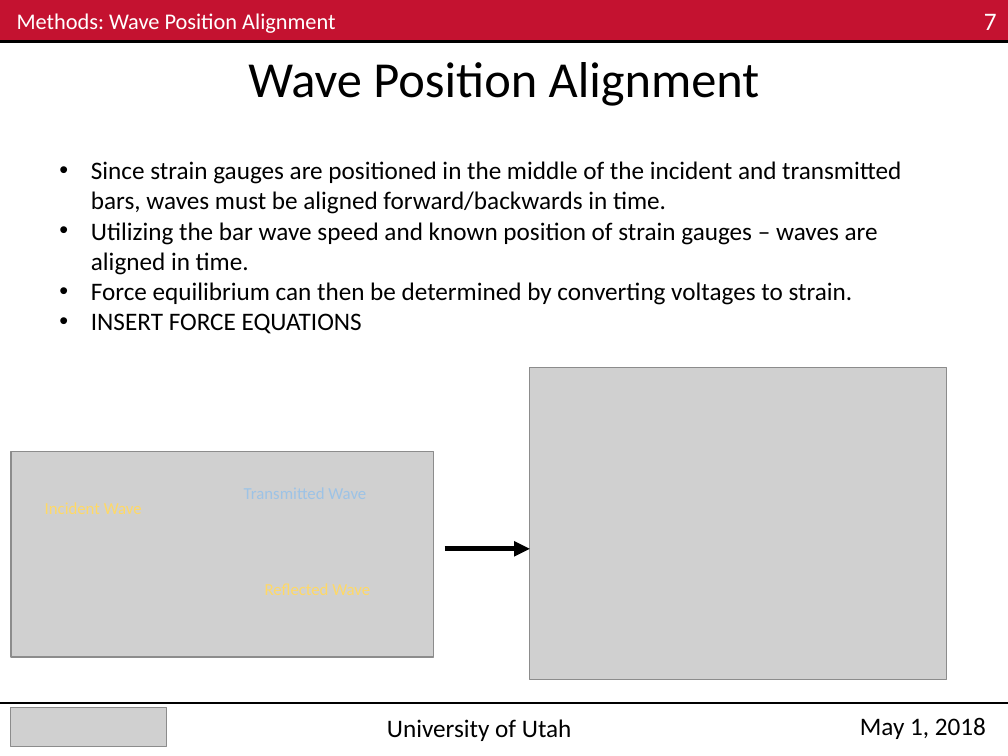
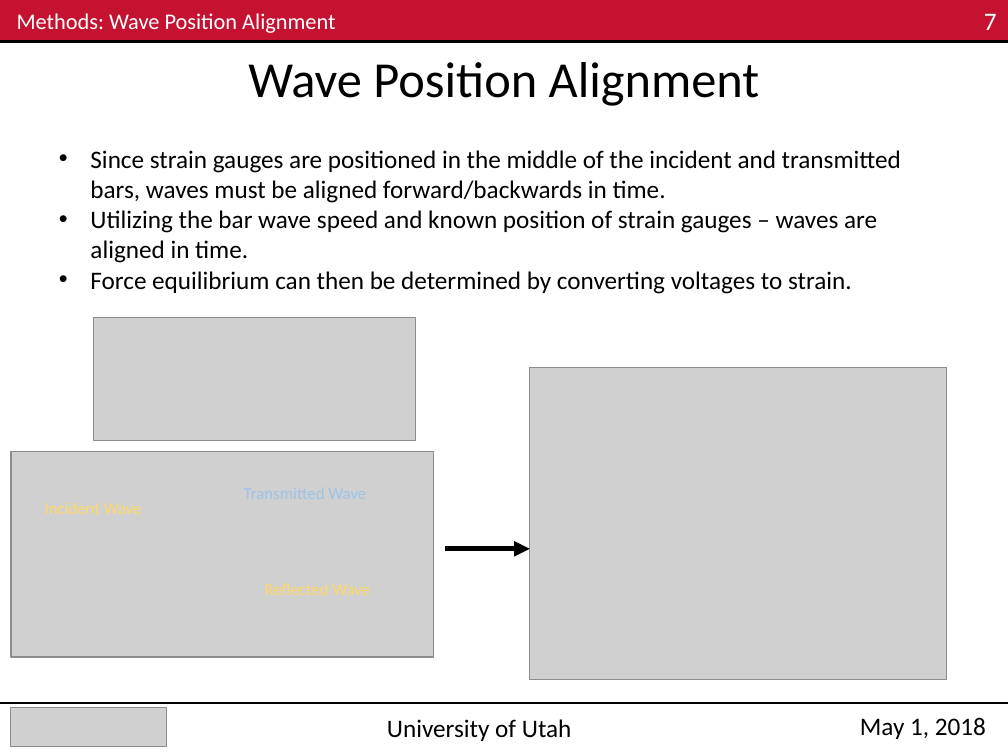
Before and after one commit to Mar-ten/PMAA_Fracture, a slide deck: slide 7 of ME EN 6960_Group4_Exp3_Nick.pptx. Drawn at 1008x756 pixels with LibreOffice and Linux fonts; fonts in the diff are those of the drawing; grey boxes stand for pictures. Boxes give left, top, right and bottom in pixels: in the first picture for what was removed or moved away, otherwise in the second. Text is boxed around its words. In the diff, an @@ line names an element or a change of style, - is before the commit and + after.

Commit message:
inserted content

```diff
--- a/ME EN 6960_Group4_Exp3_Nick.pptx
+++ b/ME EN 6960_Group4_Exp3_Nick.pptx
@@ text "Since strain gauges are positioned ...": place and size @@
-text "Since strain gauges are positioned ..." at (91, 161, 901, 334)
+text "Since strain gauges are positioned ..." at (90, 150, 901, 294)
@@ text at (91, 313, 362, 334): paragraph removed @@
-• INSERT FORCE EQUATIONS
@@ picture added at (94, 318, 416, 440) @@
```
Also in this commit, not shown: 6 other slides changed, 1 other file.
